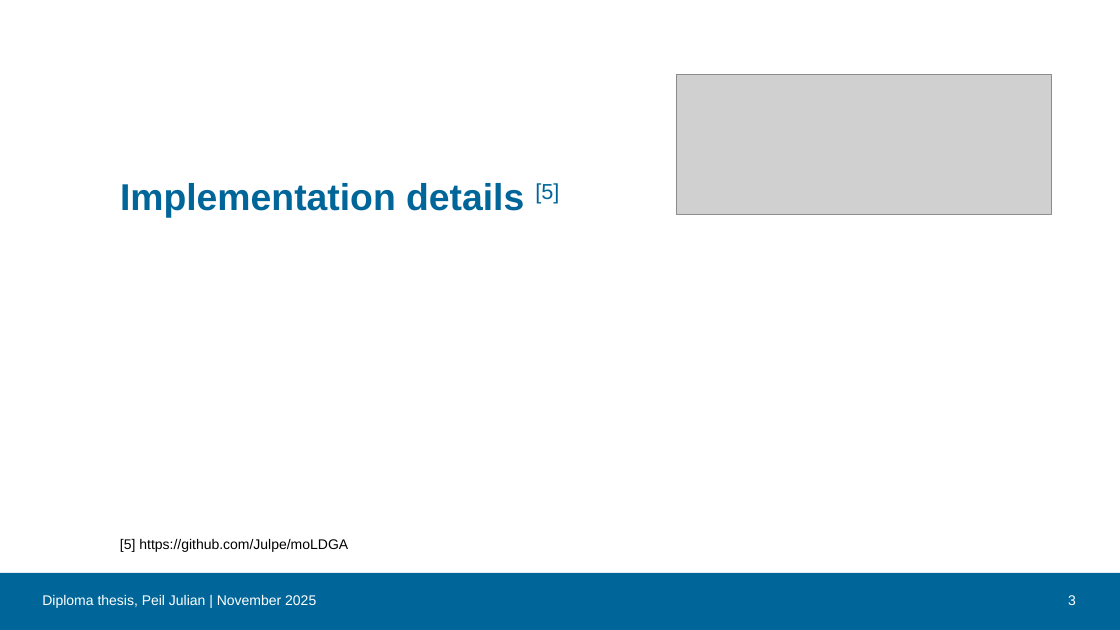
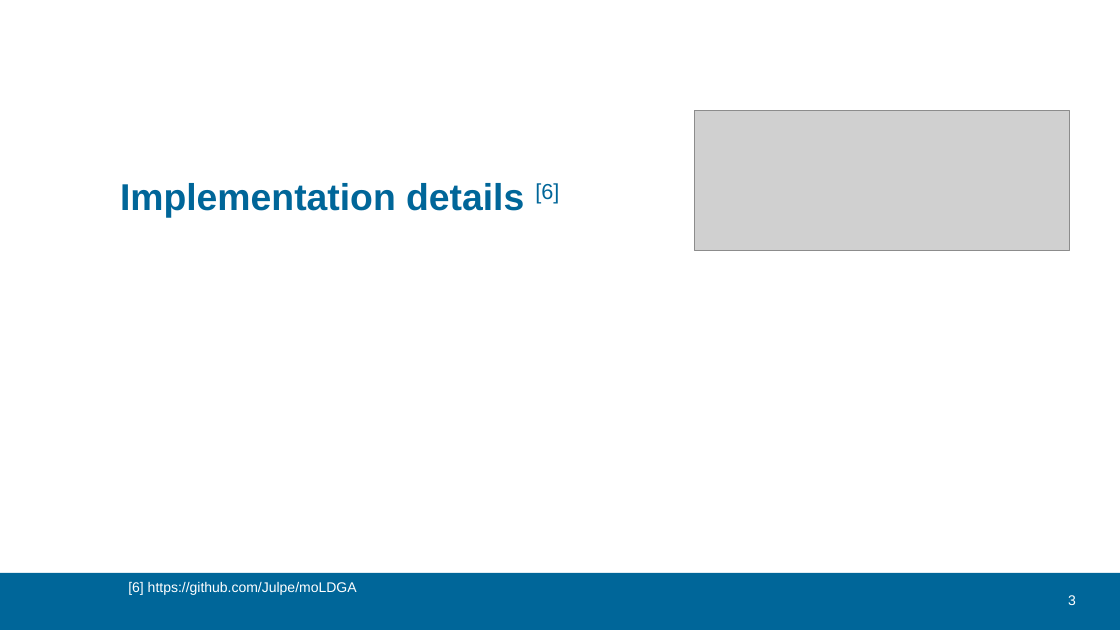
Before and after one commit to Julpe/MasterThesis, a slide deck: slide 3 of Chapters/Diploma_thesis_presentation.pptx. Drawn at 1120x630 pixels with LibreOffice and Linux fonts; fonts in the diff are those of the drawing; grey boxes stand for pictures; background and template pictures are left out. Boxes give left, top, right and bottom in pixels: in the first picture for what was removed or moved away, otherwise in the second. Text is boxed around its words. In the diff, an @@ line names an element or a change of style, - is before the commit and + after.

Commit message:
Added updated diploma thesis presentation

```diff
--- a/Chapters/Diploma_thesis_presentation.pptx
+++ b/Chapters/Diploma_thesis_presentation.pptx
@@ picture: place and size @@
-picture at <box>676,74,1051,214</box>
+picture at <box>695,110,1070,250</box>
@@ title at <box>120,183,559,218</box>: text changed @@
-Implementation details [5]
+Implementation details [6]
@@ text removed at <box>42,595,316,608</box> @@
-Diploma thesis, Peil Julian | November 2025
@@ text at <box>128,582,357,595</box>: text changed; text colour #000000 to #FFFFFF @@
-[5] https://github.com/Julpe/moLDGA
+[6] https://github.com/Julpe/moLDGA
```
Also in this commit, not shown: 3 other slides changed, 2 slides added, 1 slide removed, 2 other files.
